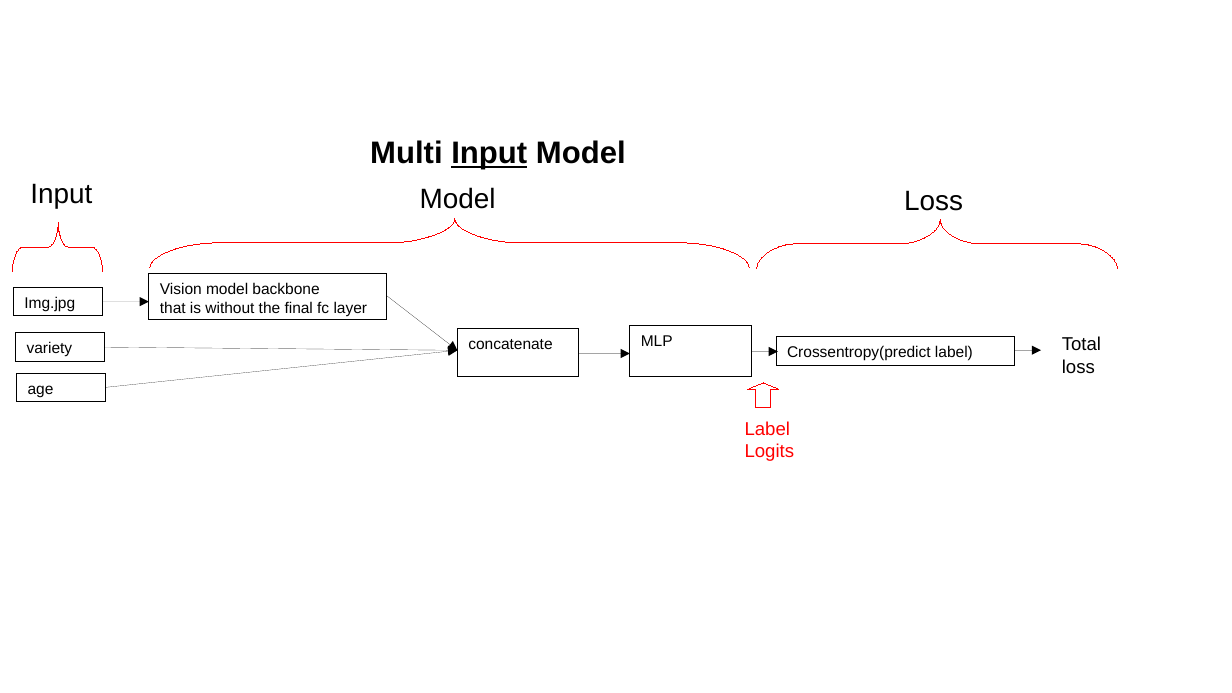
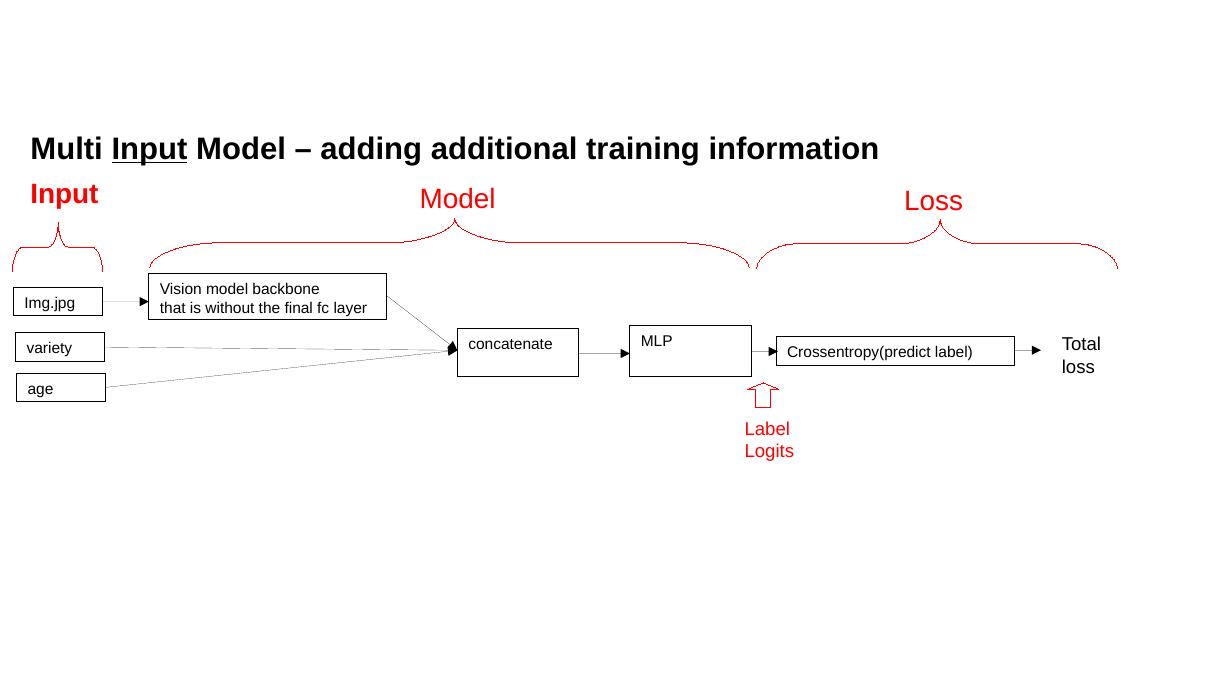
Before and after one commit to CNUClasses/CPSC471, a slide deck: slide 8 of content/lectures/illustration_ppt/illustrations.odp. Drawn at 1232x693 pixels with LibreOffice and Linux fonts; fonts in the diff are those of the drawing. Boxes give left, top, right and bottom in pixels: in the first picture for what was removed or moved away, otherwise in the second. Text is boxed around its words. In the diff, an @@ line names an element or a change of style, - is before the commit and + after.

Commit message:
lecture

```diff
--- a/content/lectures/illustration_ppt/illustrations.odp
+++ b/content/lectures/illustration_ppt/illustrations.odp
@@ text at [30, 136, 880, 165]: text changed @@
-Multi Input Model
+Multi Input Model – adding additional training information
@@ text "Input" at [30, 183, 98, 209]: text colour #000000 to #FF0000, bold on @@
@@ text "Model" at [420, 187, 496, 209]: text colour #000000 to #FF0000 @@
@@ text "Loss" at [904, 190, 963, 211]: text colour #000000 to #FF0000 @@
```
Also in this commit, not shown: 1 other slide changed, 2 other files.
